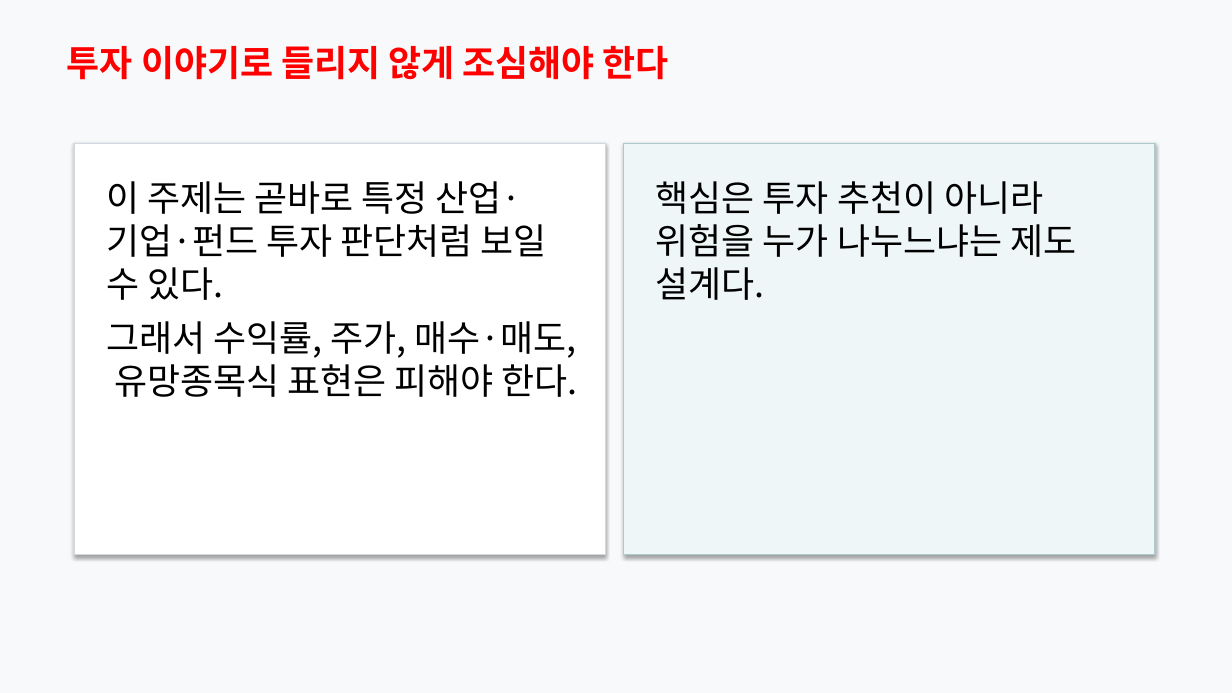
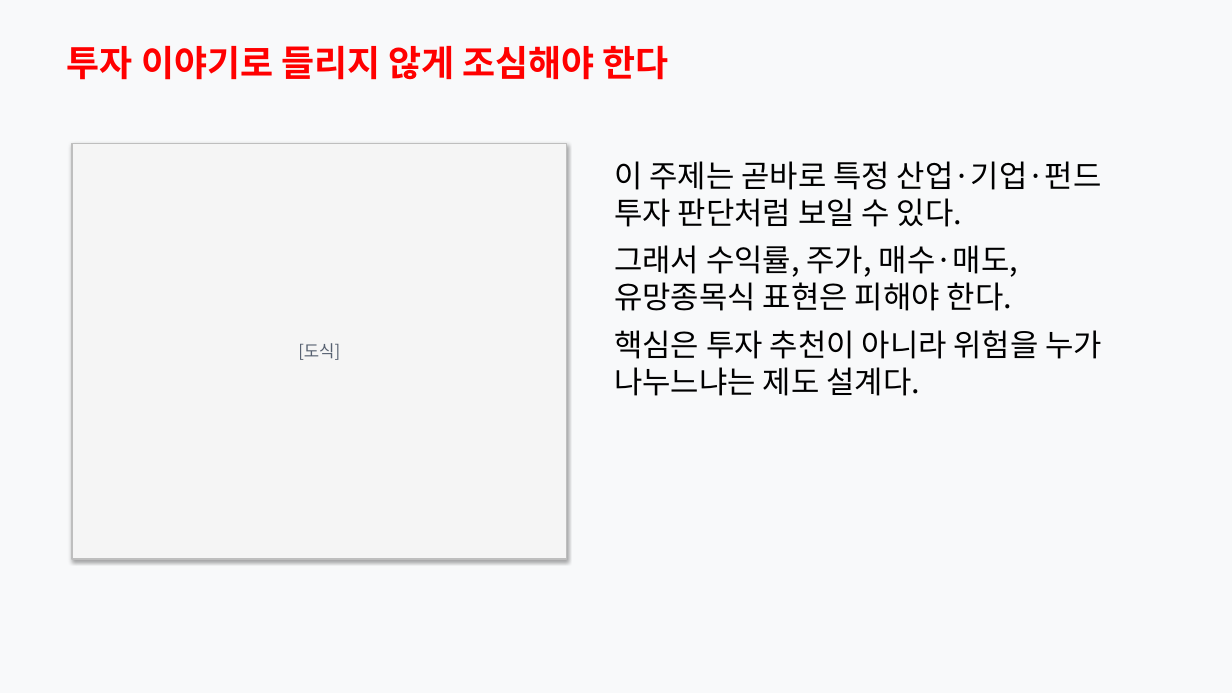
Before and after one commit to Rlearnchan/luddite, a slide deck: slide 21 of outputs/pptx/productive_finance_policy_styled_draft.pptx. Drawn at 1232x693 pixels with LibreOffice and Linux fonts; fonts in the diff are those of the drawing. Boxes give left, top, right and bottom in pixels: in the first picture for what was removed or moved away, otherwise in the second. Text is boxed around its words. In the diff, an @@ line names an element or a change of style, - is before the commit and + after.

```diff
--- a/outputs/pptx/productive_finance_policy_styled_draft.pptx
+++ b/outputs/pptx/productive_finance_policy_styled_draft.pptx
@@ rectangle "[도식]": place and size @@
-rectangle "[도식]" at bbox=[74, 143, 605, 555]
+rectangle "[도식]" at bbox=[72, 143, 567, 559]
@@ rectangle "[도식]" at bbox=[72, 143, 567, 559]: fill #FFFFFF to #F5F5F5; outline #D2D8E0 1 pt to #BEBEBE 1 pt @@
@@ rectangle removed at bbox=[624, 143, 1155, 555] @@
@@ text "이 주제는 곧바로 특정 산업·기업·펀드 ...": place and size @@
-text "이 주제는 곧바로 특정 산업·기업·펀드 ..." at bbox=[656, 181, 1076, 300]
+text "이 주제는 곧바로 특정 산업·기업·펀드 ..." at bbox=[614, 161, 1103, 396]
@@ text at bbox=[614, 161, 1102, 311]: paragraphs added @@
+이 주제는 곧바로 특정 산업·기업·펀드 투자 판단처럼 보일 수 있다.
+그래서 수익률, 주가, 매수·매도, 유망종목식 표현은 피해야 한다.
@@ text removed at bbox=[106, 181, 577, 397] @@
-이 주제는 곧바로 특정 산업·기업·펀드 투자 판단처럼 보일 수 있다.
-그래서 수익률, 주가, 매수·매도, 유망종목식 표현은 피해야 한다.
@@ text in rectangle at bbox=[298, 343, 340, 360]: text added @@
+[도식]
@@ text at bbox=[614, 330, 1103, 396]: size 28 to 24 pt in "핵심은 투자 추천이 아니라 위험을 누가 나누느냐는 ..." @@
```
Also in this commit, not shown: 9 other slides changed, 8 other files.
